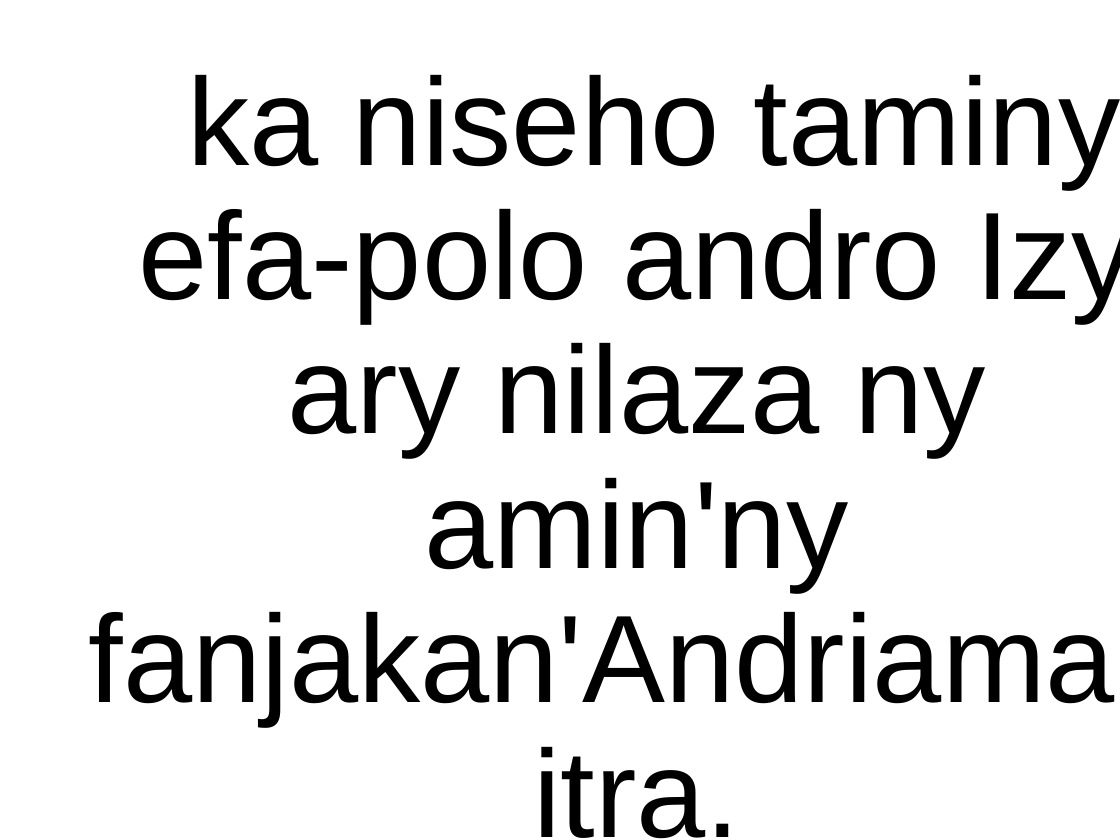
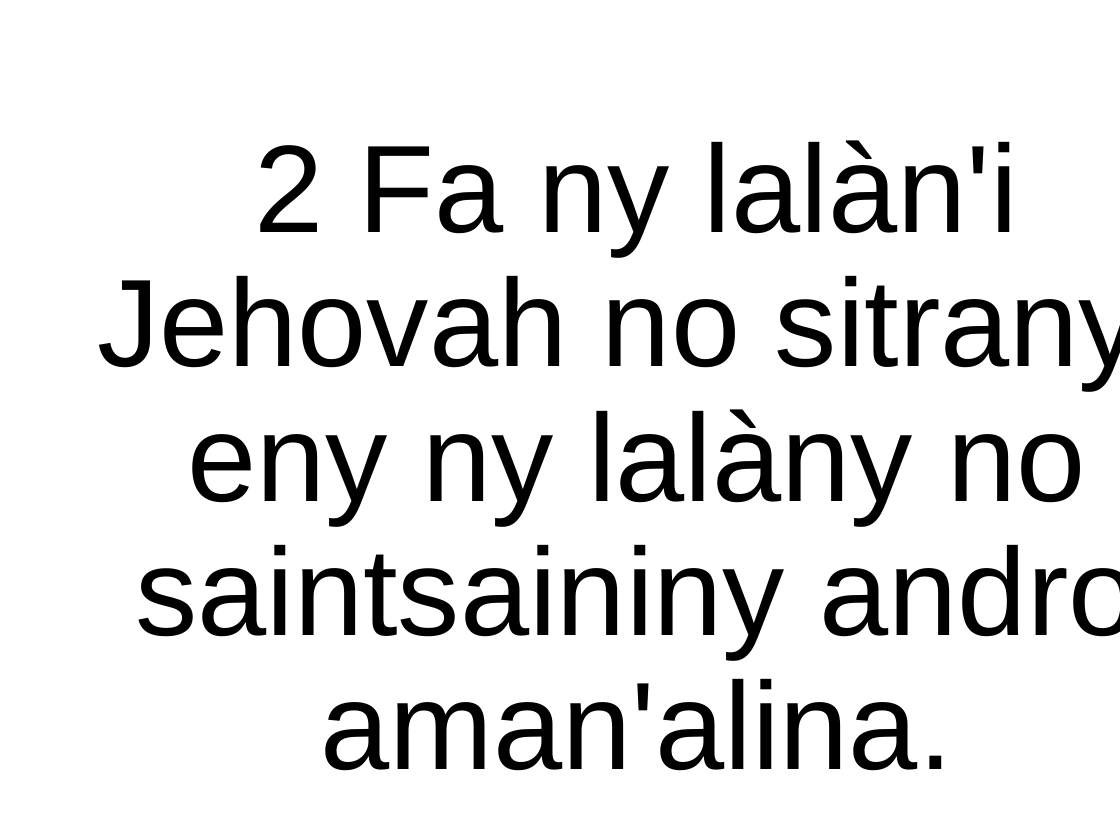
Before and after one commit to tsioryrovantsoa/baiboly-to-powerpoint, a slide deck: slide 5 of test.pptx. Drawn at 1120x840 pixels with LibreOffice and Linux fonts; fonts in the diff are those of the drawing; background and template pictures are left out. Boxes give left, top, right and bottom in pixels: in the first picture for what was removed or moved away, otherwise in the second. Text is boxed around its words. In the diff, an @@ line names an element or a change of style, - is before the commit and + after.

```diff
--- a/test.pptx
+++ b/test.pptx
@@ title at (x1=97, y1=140, x2=1120, y2=771): text changed @@
-ka niseho taminy efa-polo andro Izy ary nilaza ny amin'ny fanjakan'Andriamanitra.
+2 Fa ny lalàn'i Jehovah no sitrany; eny ny lalàny no saintsaininy andro aman'alina.
```
Also in this commit, not shown: 6 other slides changed, 4 slides added, 5 slides removed, 3 other files.
